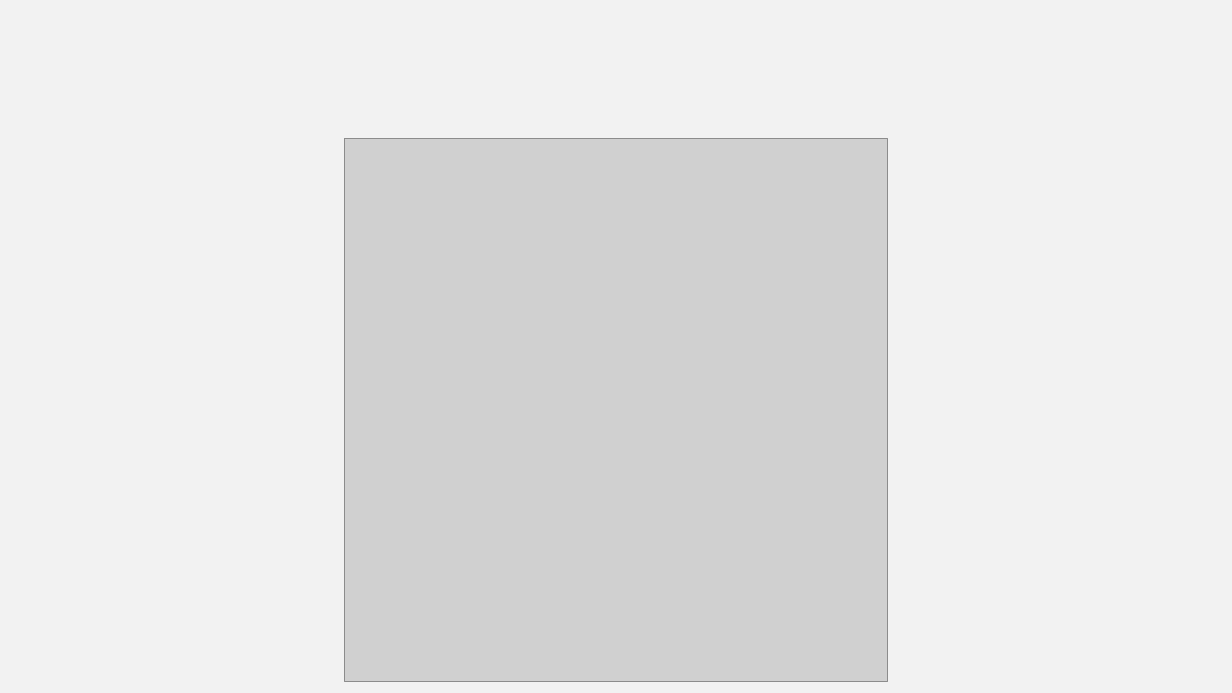
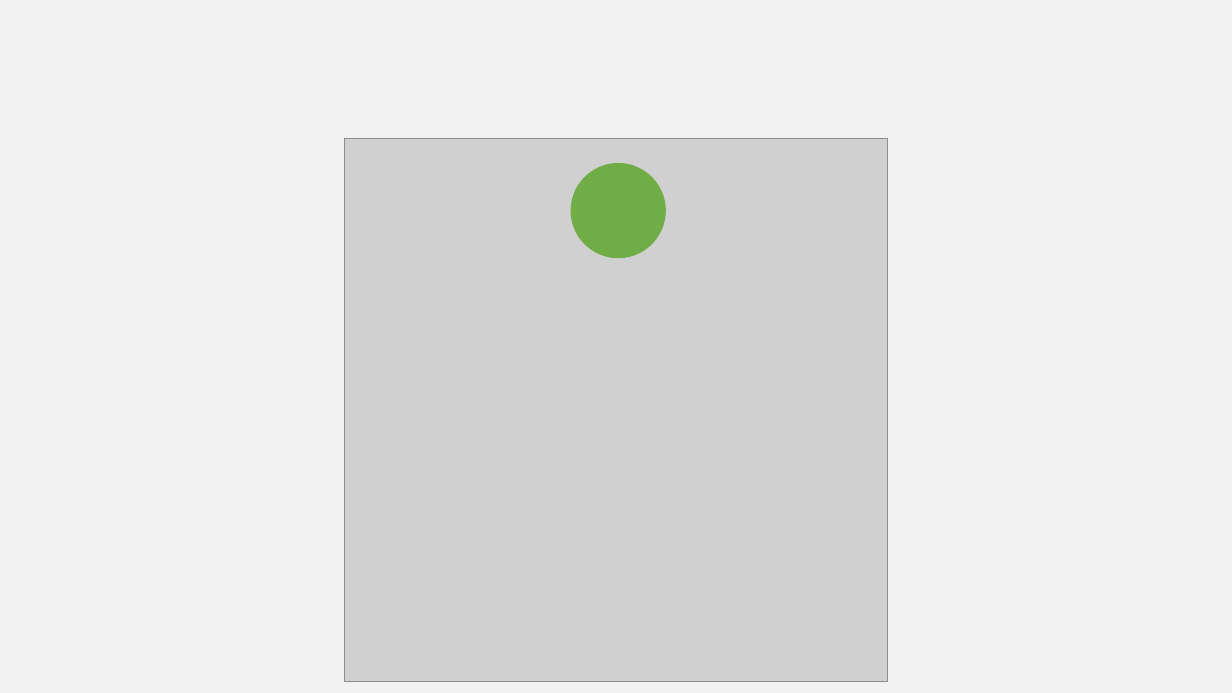
Before and after one commit to w3c/wot-cg, a slide deck: slide 11 of Tutorials/whatiswot/1.WoT/1.WOT.pptx (slide 10 before the commit). Drawn at 1232x693 pixels with LibreOffice and Linux fonts; fonts in the diff are those of the drawing; grey boxes stand for pictures; background and template pictures are left out. Boxes give left, top, right and bottom in pixels: in the first picture for what was removed or moved away, otherwise in the second. Text is boxed around its words. In the diff, an @@ line names an element or a change of style, - is before the commit and + after.

```diff
--- a/Tutorials/whatiswot/1.WoT/1.WOT.pptx
+++ b/Tutorials/whatiswot/1.WoT/1.WOT.pptx
@@ ellipse added at (571,163,666,258), fill #70AD47 @@
```
Also in this commit, not shown: 5 other slides changed, 1 slide added, 13 other files.
